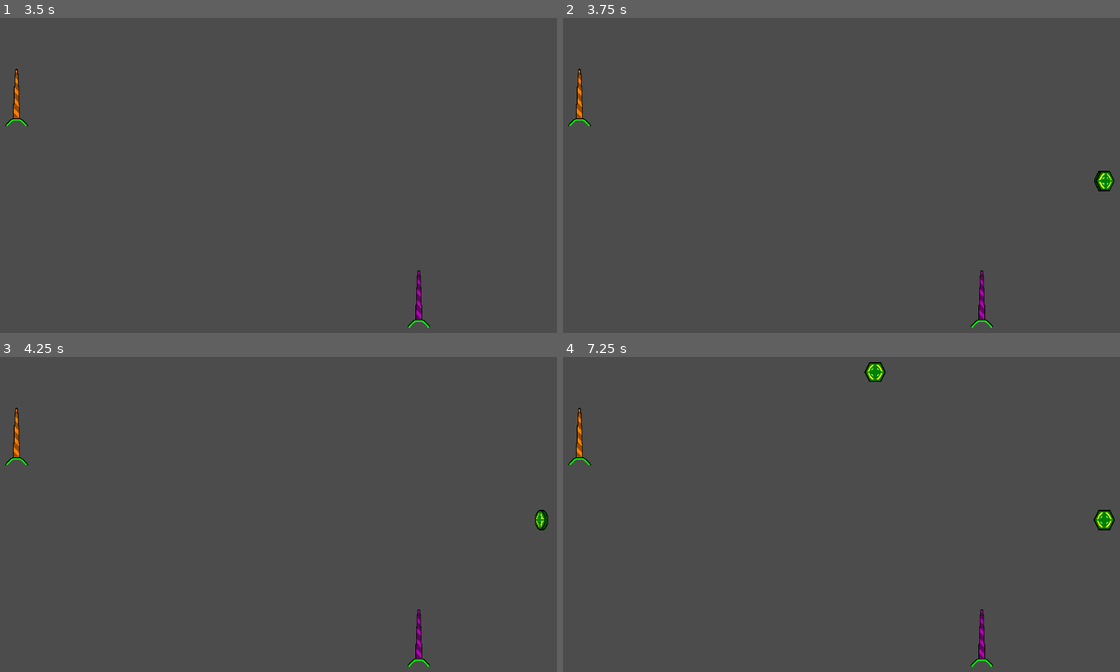
Above: before the commit, frames 1-4 (two rows, left to right).
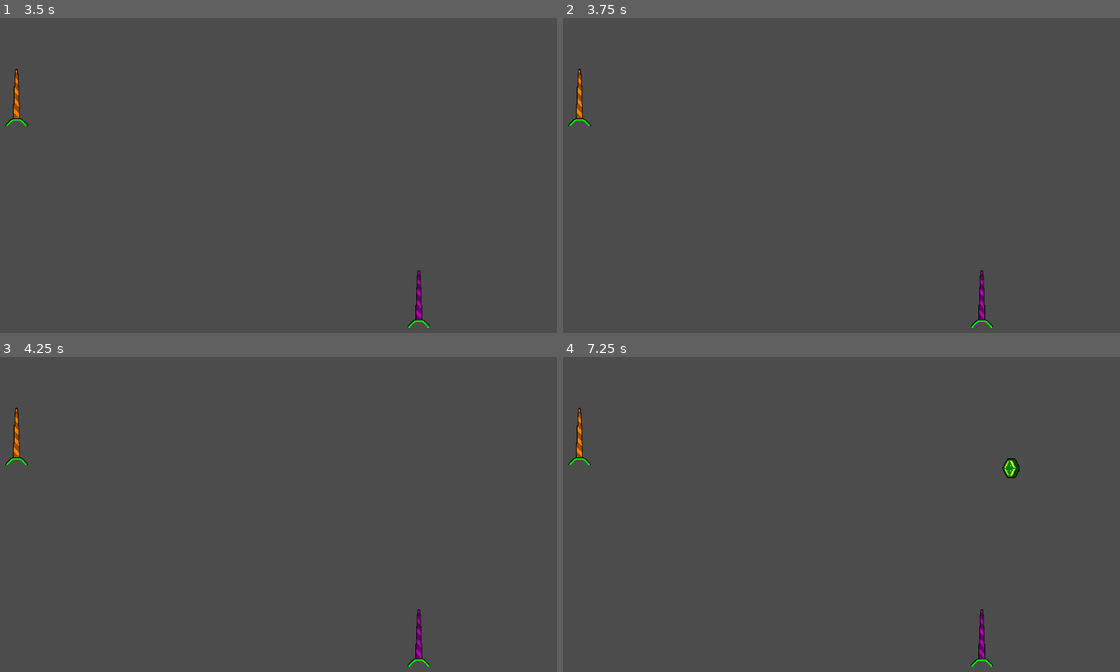
Above: after the commit, the same moments.

Repository: yusufmte/joustronauts
Game: Godot game, scene res://scenes/Joust.tscn
Two runs of this game, one before a commit and one after it. Both use one fixed random seed, a clock stepped at 60 frames per second and the inputs below.
Inputs:
- Up to frame 1 (3.5 s): tap Enter at 0.5, 2 s; tap Space at 1.25, 2.75 s
- Up to frame 2 (3.75 s): tap Enter at 3.5 s
- Up to frame 3 (4.25 s): no input
- Up to frame 4 (7.25 s): tap Space at 4.25 s

Frame 1 is identical in both runs. In frame 2, 0.2% of the frame differs, in the area x 95-100%, y 48-56%; in frame 3, 0.1%; in frame 4, 0.5%, in the area x 54-100%, y 1-56%.

Commit message:
use Node2D positions to determine spawn area for nuggets

Diff:
--- a/scenes/Joust.gd
+++ b/scenes/Joust.gd
@@ -28,8 +28,6 @@
 		lance.connect("nug_get",self,"_on_nug_get",[lance, Global.Lance_Name[lance_type]])
 
 	add_child(nugget_summoner)
-	nugget_summoner.spawn_range_topleft = Vector2(0,0)
-	nugget_summoner.spawn_range_botright = screen_size
 	nugget_summoner.start_summoning()
 
 func _on_lanced(lanced_lance):
--- a/scenes/NuggetSummoner.gd
+++ b/scenes/NuggetSummoner.gd
@@ -2,8 +2,6 @@
 
 var nugget = preload("res://scenes/Nugget.tscn")
 export var nuggets = []
-export var spawn_range_topleft = Vector2(100,100)
-export var spawn_range_botright = Vector2(400,300)
 
 export var nug_spawn_rate = 3.0 setget set_nug_spawn_rate
 export var nug_spawn_rate_uncertainty = 2.0 setget set_nug_spawn_rate_uncertainty
@@ -39,4 +37,4 @@
 func summon_nugget():
 	nuggets.append(nugget.instance())
 	add_child(nuggets[-1])
-	nuggets[-1].position = Vector2(rand_range(spawn_range_topleft.x,spawn_range_botright.x),rand_range(spawn_range_topleft.y,spawn_range_botright.y))
+	nuggets[-1].position = Vector2(rand_range($spawnbox/topleft.position.x,$spawnbox/botright.position.x),rand_range($spawnbox/topleft.position.y,$spawnbox/botright.position.y))
--- a/scenes/NuggetSummoner.tscn
+++ b/scenes/NuggetSummoner.tscn
@@ -2,5 +2,13 @@
 
 [ext_resource path="res://scenes/NuggetSummoner.gd" type="Script" id=1]
 
-[node name="Node" type="Node"]
+[node name="NuggetSummoner" type="Node"]
 script = ExtResource( 1 )
+
+[node name="spawnbox" type="Node" parent="."]
+
+[node name="topleft" type="Node2D" parent="spawnbox"]
+position = Vector2( 61, 61 )
+
+[node name="botright" type="Node2D" parent="spawnbox"]
+position = Vector2( 965, 539 )
